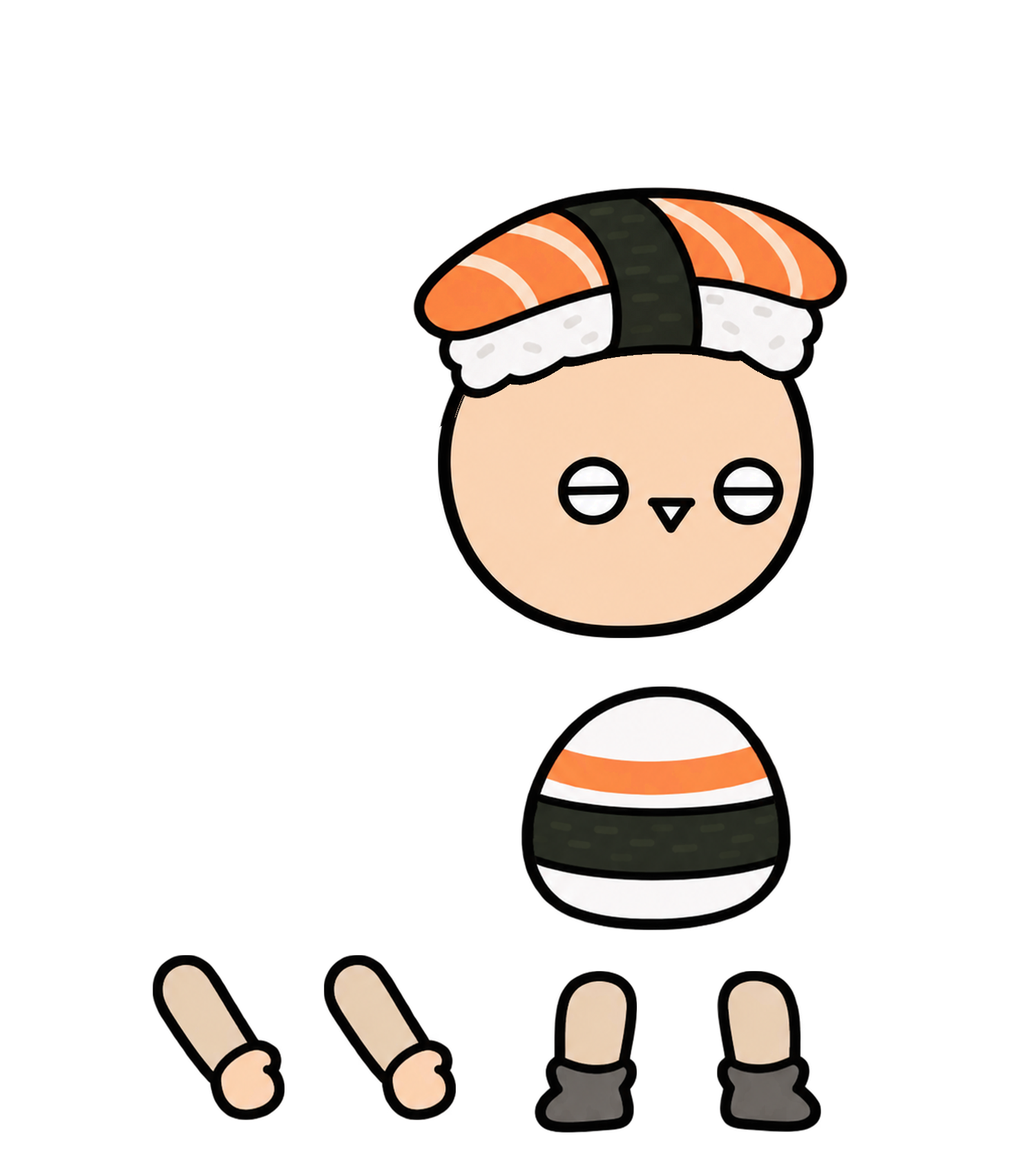
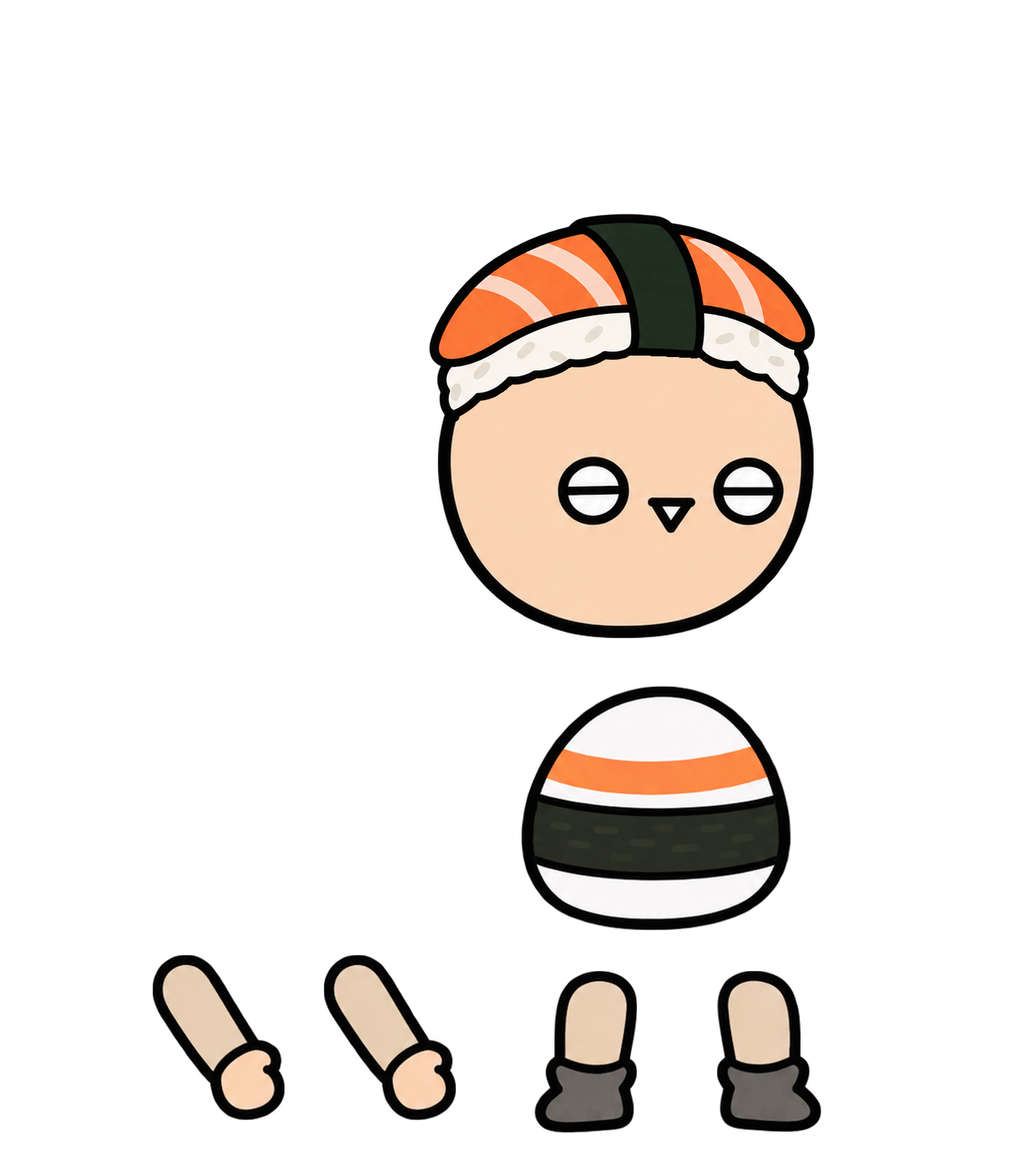
The second 1036 × 1174 image is a revision of the first. Changes to its layers:
painted on "머리" over [412, 186, 848, 429]
